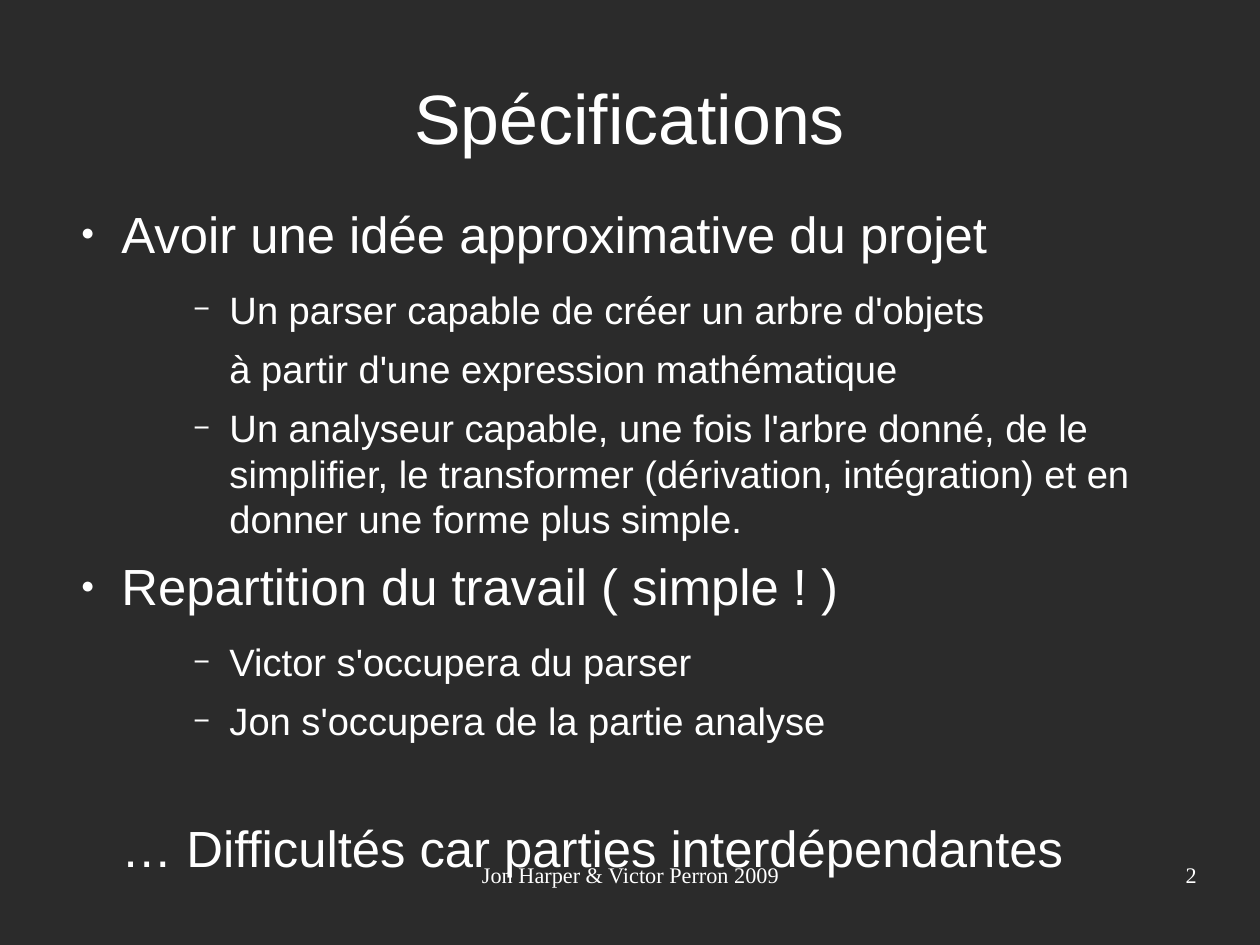
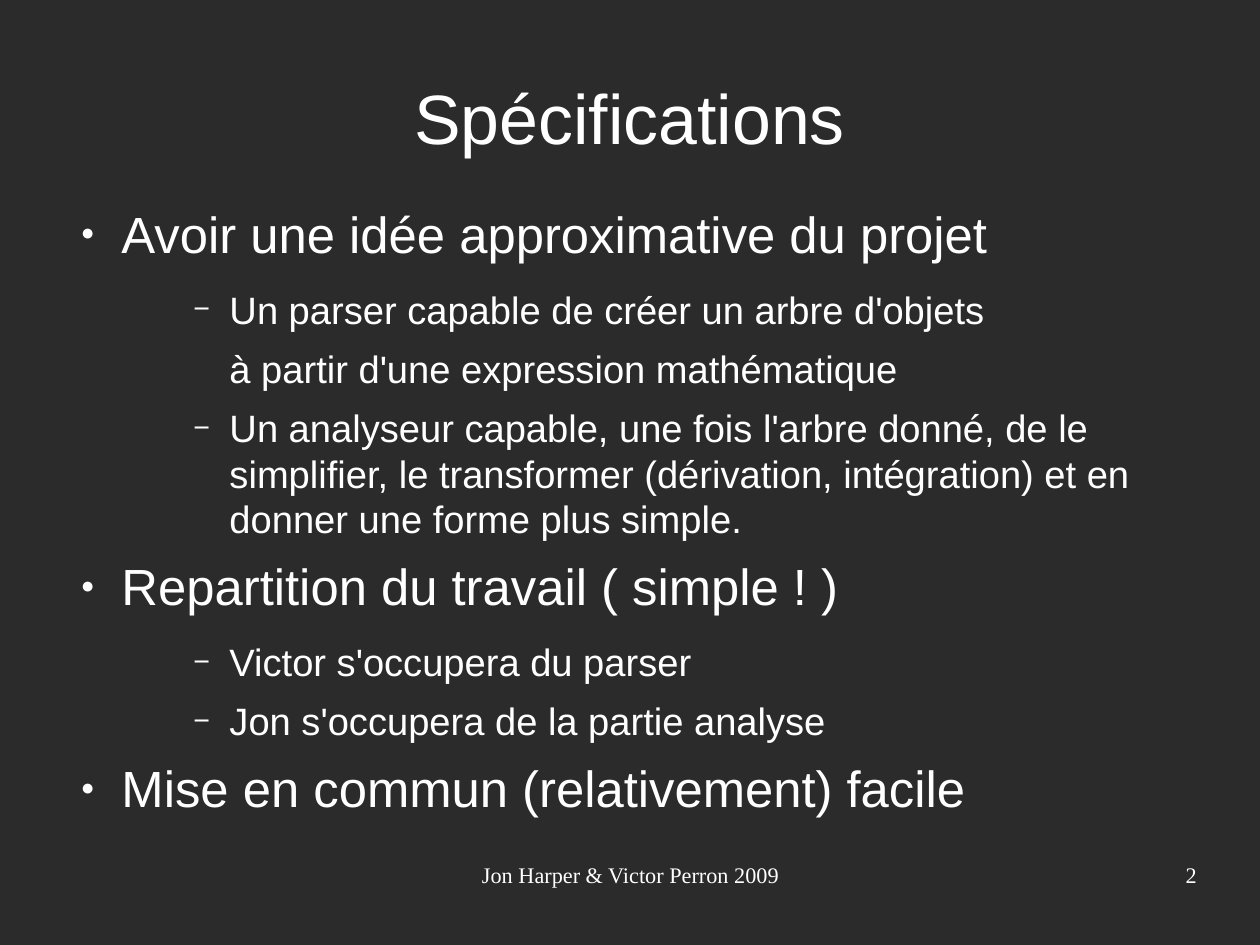
Before and after one commit to vperron/PJL380, a slide deck: slide 2 of projet_libre.odp. Drawn at 1260x945 pixels with LibreOffice and Linux fonts; fonts in the diff are those of the drawing; background and template pictures are left out; a plain dark background stands for a picture behind light text. Boxes give left, top, right and bottom in pixels: in the first picture for what was removed or moved away, otherwise in the second. Text is boxed around its words. In the diff, an @@ line names an element or a change of style, - is before the commit and + after.

```diff
--- a/projet_libre.odp
+++ b/projet_libre.odp
@@ text at box(121, 770, 966, 818): text changed @@
-… Difficultés car parties interdépendantes
+● Mise en commun (relativement) facile
```
Also in this commit, not shown: 4 other slides changed.
